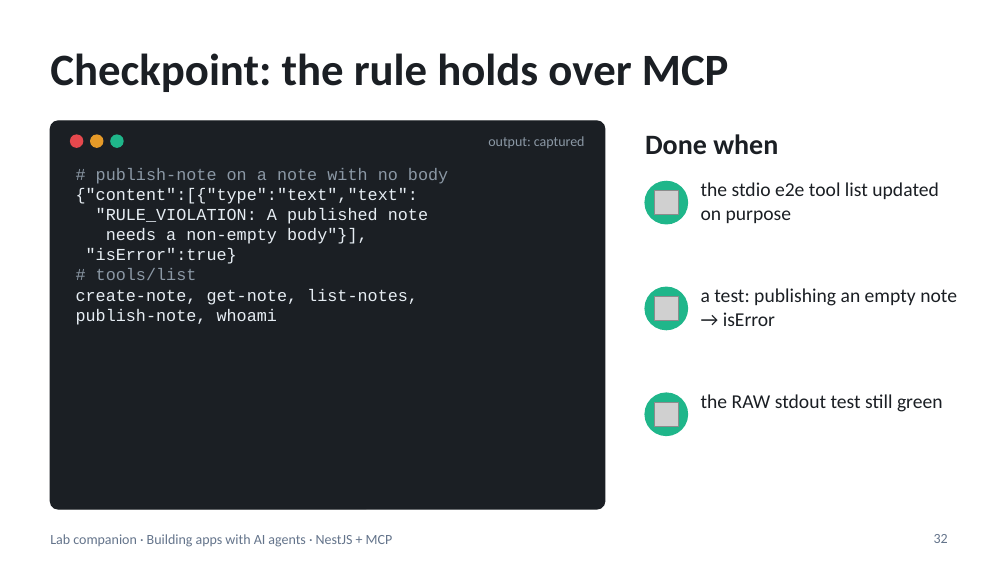
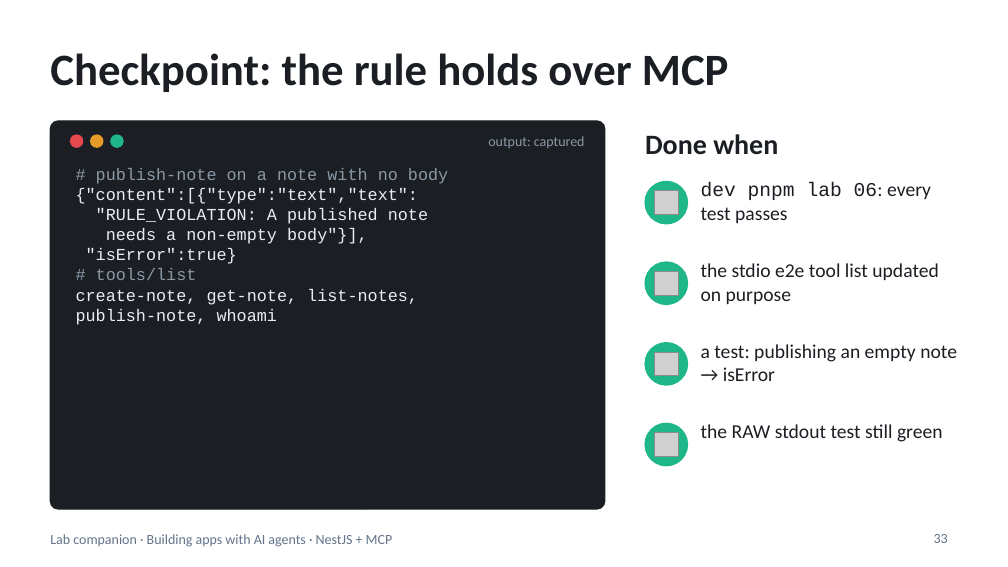
Before and after one commit to blazaga/ai-training-modules, a slide deck: slide 33 of docs/ai-agent-training/slides/lab-companion.pptx (slide 32 before the commit). Drawn at 1008x567 pixels with LibreOffice and Linux fonts; fonts in the diff are those of the drawing; grey boxes stand for pictures. Boxes give left, top, right and bottom in pixels: in the first picture for what was removed or moved away, otherwise in the second. Text is boxed around its words. In the diff, an @@ line names an element or a change of style, - is before the commit and + after.

```diff
--- a/docs/ai-agent-training/slides/lab-companion.pptx
+++ b/docs/ai-agent-training/slides/lab-companion.pptx
@@ text added at (701, 183, 931, 223), 14 pt, text #1B1F24 @@
+dev pnpm lab 06: every test passes
@@ ellipse: place and size @@
-ellipse at (645, 287, 687, 330)
+ellipse at (645, 262, 687, 304)
@@ text "the stdio e2e tool list ...": place and size @@
-text "the stdio e2e tool list ..." at (701, 182, 939, 223)
+text "the stdio e2e tool list ..." at (701, 263, 939, 304)
@@ picture: place and size @@
-picture at (654, 296, 678, 321)
+picture at (654, 271, 678, 295)
@@ ellipse: place and size @@
-ellipse at (645, 393, 687, 435)
+ellipse at (645, 343, 687, 385)
@@ picture: place and size @@
-picture at (654, 402, 678, 426)
+picture at (654, 352, 678, 376)
@@ text "a test: publishing an empty ...": place and size @@
-text "a test: publishing an empty ..." at (701, 288, 957, 326)
+text "a test: publishing an empty ..." at (701, 344, 957, 381)
@@ text "the RAW stdout test still ...": place and size @@
-text "the RAW stdout test still ..." at (701, 394, 943, 412)
+text "the RAW stdout test still ..." at (701, 424, 943, 442)
@@ ellipse added at (645, 423, 687, 466), fill #1FB68A, outline #1FB68A 1 pt @@
@@ picture added at (654, 432, 678, 457) @@
```
Also in this commit, not shown: 14 other slides changed, 1 slide added, 36 other files.
